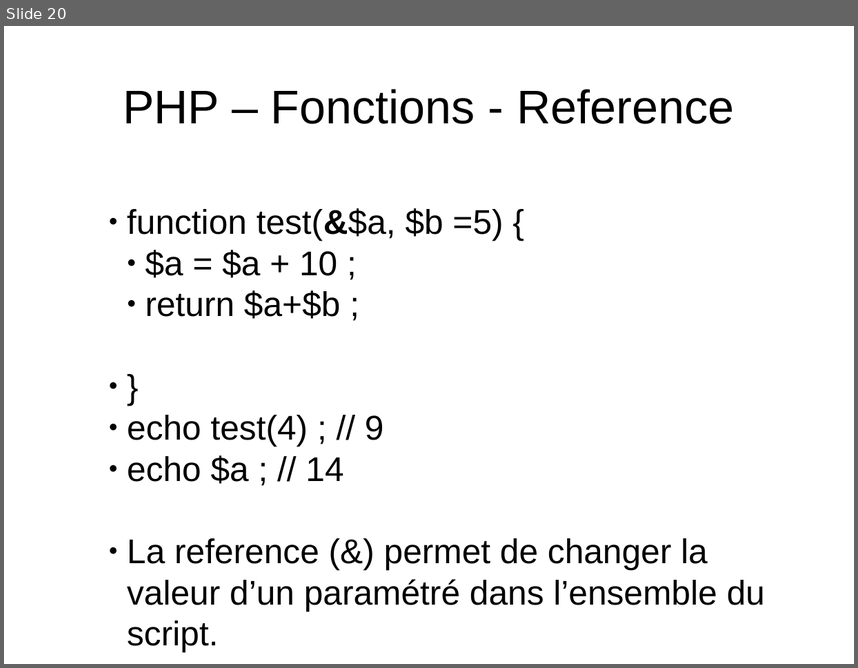
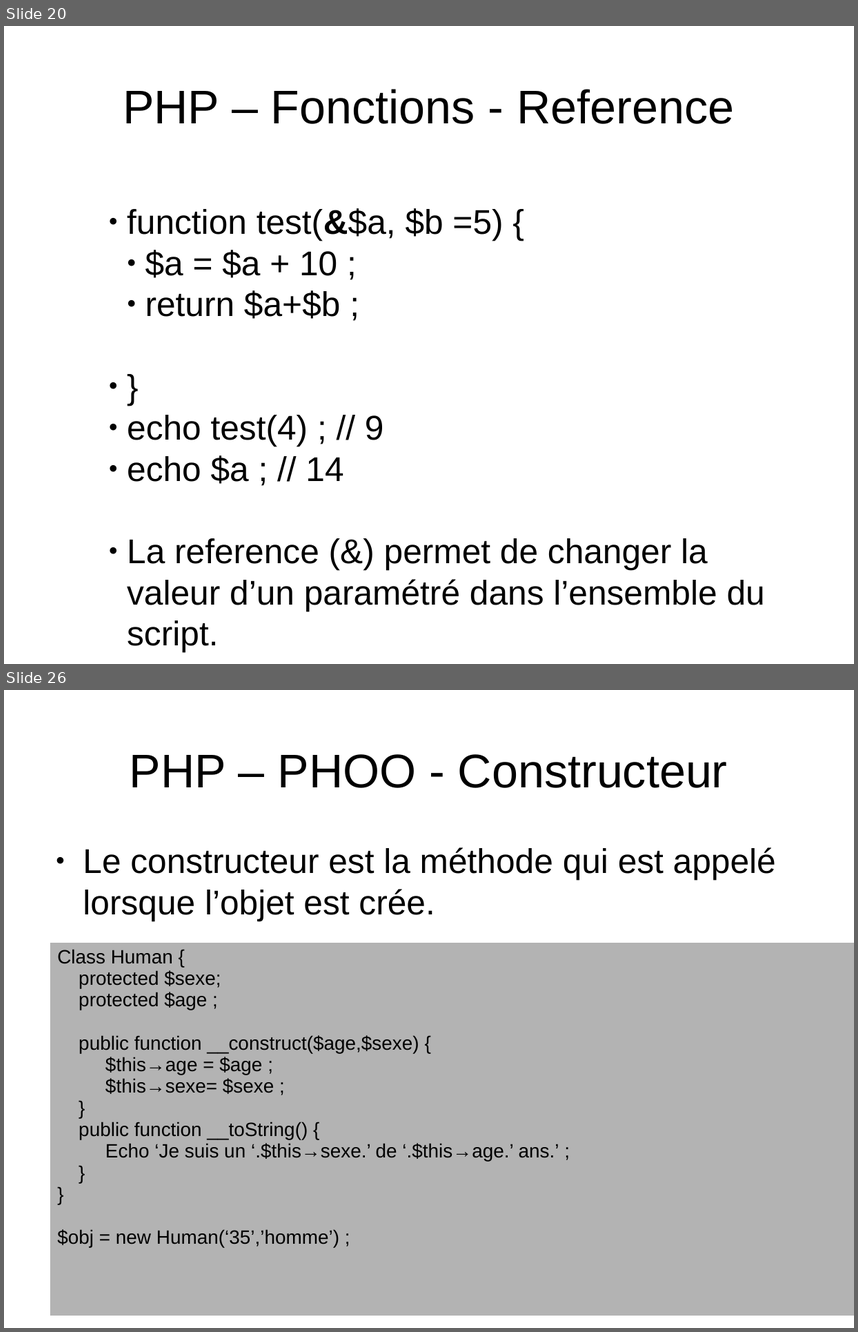
Before and after one commit to NicoM88/formation, a slide deck: PHP/formation.odp. Shown one above the other, each under a label of ours: slide 20 before the commit, slides 20 and 26 after it; the slides between them are not shown. The pictures are 858x668 and 858x1332 pixels, drawn with LibreOffice and Linux fonts; fonts in the diff are those of the drawing. Boxes give left, top, right and bottom in pixels: in the first picture for what was removed or moved away, otherwise in the second. Text is boxed around its words. In the diff, an @@ line names an element or a change of style, - is before the commit and + after.

```diff
--- a/PHP/formation.odp
+++ b/PHP/formation.odp
@@ slide 26 added at [4, 690, 854, 1328], background #FFFFFF @@
@@ title added at [130, 754, 728, 788], 44 pt, text #000000 @@
+PHP – PHOO - Constructeur
@@ text added at [83, 847, 776, 921], 32 pt, text #000000 @@
+● Le constructeur est la méthode qui est appelé lorsque l’objet est crée.
@@ table added at [50, 943, 854, 1316], 1 rows, 1 columns @@
+Class Human { / protected $sexe; / protected $age ; / public function __construct($age,$sexe) { / $this→age = $age ; / $this→sexe= $sexe ; / } / public function __toString() { / Echo ‘Je suis un ‘.$this→sexe.’ de ‘.$this→age.’ ans.’ ; / } / } / $obj = new Human(‘35’,’homme’) ;
```
Also in this commit, not shown: 5 other slides added, 1 slide removed, 1 other file.
